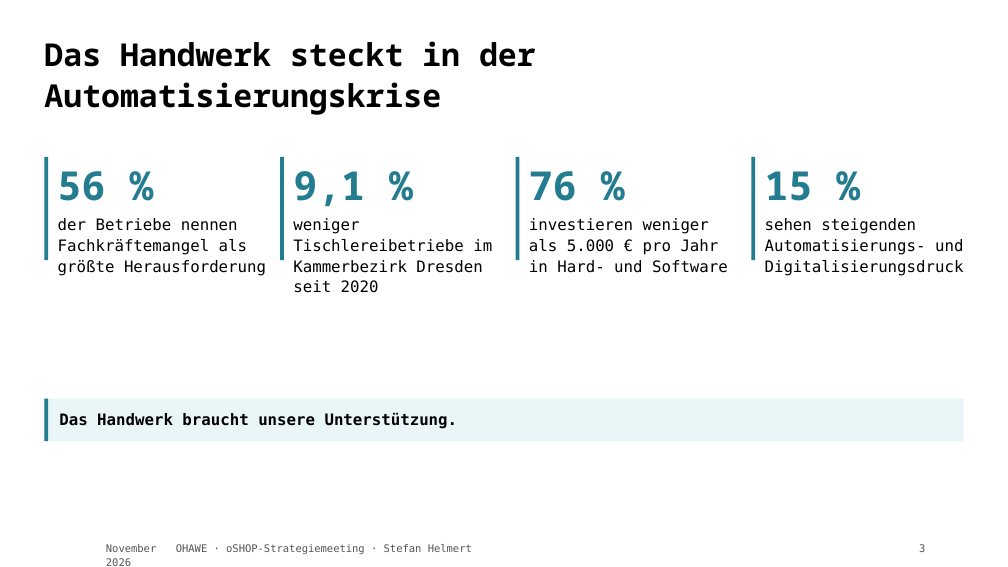
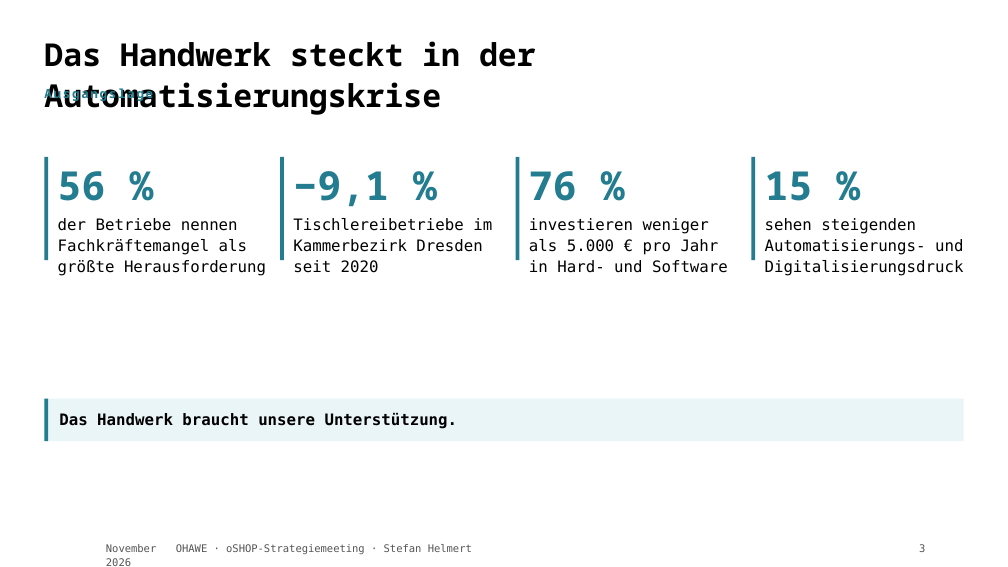
Before and after one commit to TheTesla/slides-oshop-strategieemeeting-ohawe, a slide deck: slide 3 of ohawe-strategie.pptx. Drawn at 1008x567 pixels with LibreOffice and Linux fonts; fonts in the diff are those of the drawing; background and template pictures are left out. Boxes give left, top, right and bottom in pixels: in the first picture for what was removed or moved away, otherwise in the second. Text is boxed around its words. In the diff, an @@ line names an element or a change of style, - is before the commit and + after.

```diff
--- a/ohawe-strategie.pptx
+++ b/ohawe-strategie.pptx
@@ text added at <box>44,86,153,102</box>, 12 pt, text #237C8F, bold @@
+Ausgangslage
@@ text at <box>293,171,389,207</box>: text changed @@
-9,1 %
+−9,1 %
@@ text at <box>293,218,492,273</box>: text changed @@
-weniger Tischlereibetriebe im Kammerbezirk Dresden seit 2020
+Tischlereibetriebe im Kammerbezirk Dresden seit 2020
```
Also in this commit, not shown: 10 other slides changed, 2 other files.
